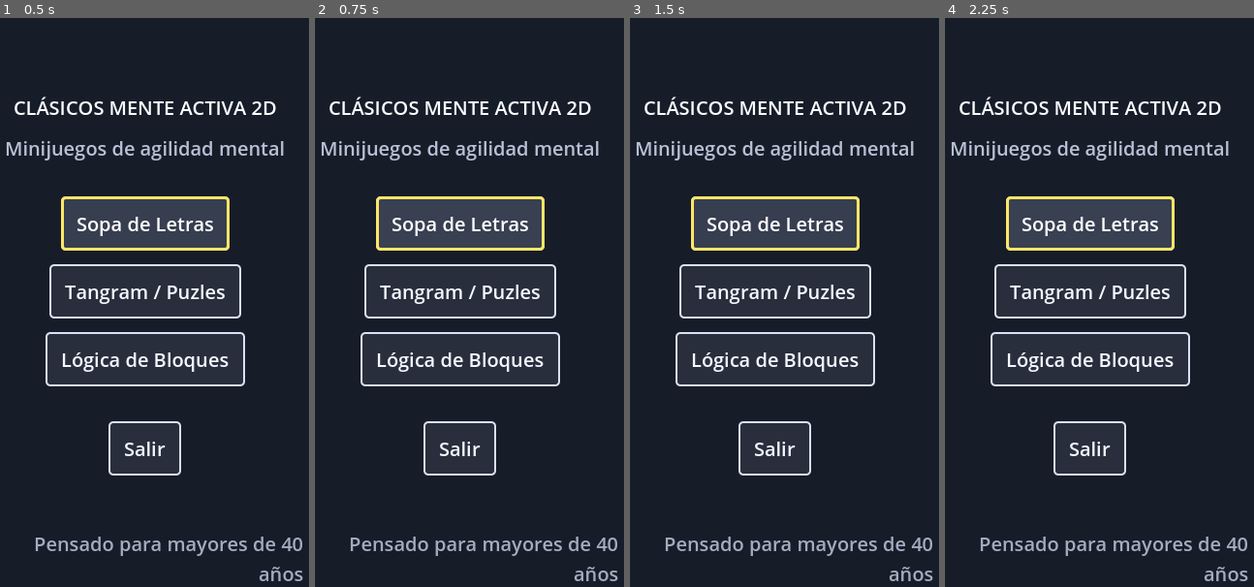
Above: before the commit, frames 1-4 (left to right).
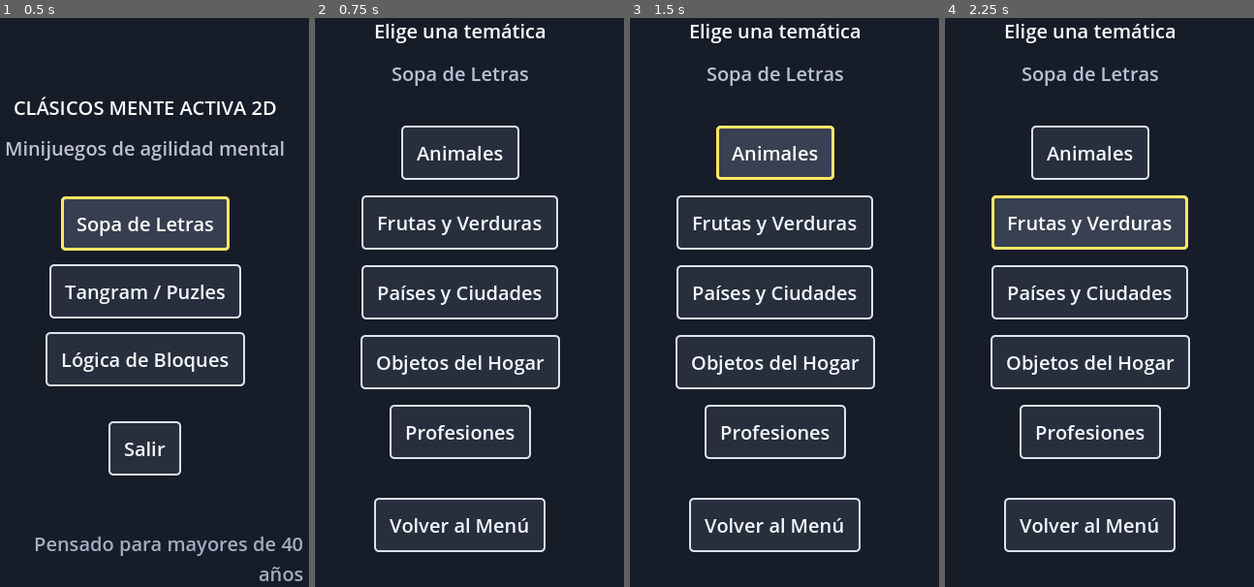
Above: after the commit, the same moments.

Repository: hyms/games-for-olds
Game: Godot game, scene res://ui/main_menu/MainMenu.tscn
The game is run twice, just before and just after one commit, with the same random seed, the same clock (stepped at 60 frames per second) and the same inputs.
Inputs (mouse positions are in pixels of both pictures, inside the frame that each line leads up to):
- Up to frame 1 (0.5 s): no input
- Up to frame 2 (0.75 s): click "Sopa de Letras" at 0.5 s
- Up to frame 3 (1.5 s): click (775, 154) at 1.25 s, where only the run after the commit has a clickable "Animales"
- Up to frame 4 (2.25 s): click (1090, 222) at 2 s, where only the run after the commit has a clickable "Frutas y Verduras"

Frame 1 is identical in both runs. In frame 2, 12% of the frame differs, in the area x 2-99%, y 1-99%; in frame 3, 14%; in frame 4, 12%.
Error after the commit: Parse Error: Could not find type "WordSearch" in the current scope. (res://ui/theme_selector/ThemeSelector.gd:60)

Commit message:
feat: add word search minigame with selectable themes
- WordSearchTheme Resource with filtering and config
- 5 themed word lists (animals, fruits/veggies, countries/cities, objects, professions)
- WordGenerator with backtracking placement, directions, reverse words
- WordCell (BigButton) with selection/found states
- WordGrid controller with touch selection and word detection
- WordSearch scene (theme display, found counter, restart/back/hint)
- ThemeSelector to pick theme before starting
- MainMenu now goes to ThemeSelector for WordSearch

Diff:
--- /dev/null
+++ b/minigames/word_search/WordCell.gd
@@ -0,0 +1,42 @@
+class_name WordCell
+extends BigButton
+
+## Celda individual del grid de Sopa de Letras
+signal cell_pressed(cell: WordCell)
+
+var grid_pos: Vector2i = Vector2i.ZERO
+var letter: String = "A"
+var is_selected: bool = false
+var is_found: bool = false
+
+func _ready() -> void:
+	super._ready()
+	text = letter
+	pressed.connect(_on_pressed)
+	_update_style()
+
+func set_letter(l: String) -> void:
+	letter = l.to_upper()
+	text = letter
+	_update_style()
+
+func set_selected(selected: bool) -> void:
+	is_selected = selected
+	_update_style()
+
+func set_found(found: bool) -> void:
+	is_found = found
+	is_selected = false
+	_update_style()
+	disabled = true
+
+func _on_pressed() -> void:
+	cell_pressed.emit(self)
+
+func _update_style() -> void:
+	if is_found:
+		modulate = Color(0.4, 0.9, 0.5, 1.0) # verde
+	elif is_selected:
+		modulate = Color(1.0, 0.9, 0.4, 1.0) # amarillo
+	else:
+		modulate = Color(1.0, 1.0, 1.0, 1.0)
--- /dev/null
+++ b/minigames/word_search/WordCell.tscn
@@ -0,0 +1,11 @@
+[gd_scene load_steps=3 format=3 uid="uid://bqvxmj4k8n7ph"]
+
+[ext_resource type="PackedScene" uid="uid://d2v8xgk5q1m0h" path="res://ui/components/BigButton.tscn" id="1_btn"]
+[ext_resource type="Script" path="res://minigames/word_search/WordCell.gd" id="2_script"]
+
+[node name="WordCell" instance=ExtResource("1_btn")]
+custom_minimum_size = Vector2(48, 48)
+offset_right = 48.0
+offset_bottom = 48.0
+text = "A"
+script = ExtResource("2_script")
--- /dev/null
+++ b/minigames/word_search/WordGenerator.gd
@@ -0,0 +1,108 @@
+class_name WordGenerator
+extends RefCounted
+
+## Direcciones posibles (8 direcciones + opcional invertido)
+const DIRECTIONS := [
+	Vector2i(1,0),   # derecha
+	Vector2i(-1,0),  # izquierda
+	Vector2i(0,1),   # abajo
+	Vector2i(0,-1),  # arriba
+	Vector2i(1,1),   # abajo-derecha
+	Vector2i(-1,1),  # abajo-izquierda
+	Vector2i(1,-1),  # arriba-derecha
+	Vector2i(-1,-1), # arriba-izquierda
+]
+
+## Resultado de generación
+class WordPlacement:
+	var word: String
+	var positions: Array[Vector2i] = [] # posiciones (col, fila) en orden
+
+class GenerationResult:
+	var grid: Array = [] # 2D [fila][col]
+	var placements: Array[WordPlacement] = []
+	var grid_size: int = 0
+	var success: bool = false
+
+## Genera grid NxN con palabras del tema
+static func generate(theme: WordSearchTheme) -> GenerationResult:
+	var res := GenerationResult.new()
+	res.grid_size = theme.grid_size
+	var size := theme.grid_size
+
+	# Inicializar grid vacío (espacio)
+	res.grid = []
+	for y in size:
+		res.grid.append([])
+		for x in size:
+			res.grid[y].append(" ") # vacío
+
+	# Obtener palabras filtradas y barajar
+	var candidates := theme.get_filtered_words()
+	candidates.shuffle()
+
+	# Limitar a max_words
+	var words_to_place: Array[String] = []
+	for w in candidates:
+		if words_to_place.size() >= theme.max_words:
+			break
+		words_to_place.append(w)
+
+	# Intentar colocar palabras
+	var placements_list: Array[WordPlacement] = []
+	for word in words_to_place:
+		var placed := _try_place_word(res.grid, size, word, theme, placements_list)
+		if placed:
+			placements_list.append(placed)
+
+	res.placements = placements_list
+	res.success = placements_list.size() > 0
+
+	# Rellenar espacios vacíos con letras aleatorias
+	var rng := RandomNumberGenerator.new()
+	rng.randomize()
+	var letters := "ABCDEFGHIJKLMNOPQRSTUVWXYZ"
+	for y in size:
+		for x in size:
+			if res.grid[y][x] == " ":
+				var l := letters[rng.randi() % letters.length()]
+				res.grid[y][x] = l
+
+	return res
+
+## Intenta colocar una palabra
+static func _try_place_word(grid: Array, size: int, word: String, theme: WordSearchTheme, existing: Array[WordPlacement]) -> WordPlacement:
+	var rng := RandomNumberGenerator.new()
+	rng.randomize()
+	var dirs := DIRECTIONS.duplicate()
+	dirs.shuffle()
+	for d in dirs:
+		var variants := [word]
+		if theme.allow_backwards:
+			variants.append(word.reverse())
+		for wvar in variants:
+			for attempt in 60:
+				var start_x := rng.randi_range(0, size - 1)
+				var start_y := rng.randi_range(0, size - 1)
+				if _can_place(grid, size, wvar, start_x, start_y, d):
+					var wp := WordPlacement.new()
+					wp.word = word
+					for i in wvar.length():
+						var px := start_x + d.x * i
+						var py := start_y + d.y * i
+						grid[py][px] = wvar[i]
+						wp.positions.append(Vector2i(px, py))
+					return wp
+	return null
+
+## Comprueba si cabe y no solapa con letra distinta
+static func _can_place(grid: Array, size: int, word: String, sx: int, sy: int, dir: Vector2i) -> bool:
+	for i in word.length():
+		var px := sx + dir.x * i
+		var py := sy + dir.y * i
+		if px < 0 or px >= size or py < 0 or py >= size:
+			return false
+		var existing_char := grid[py][px]
+		if existing_char != " " and existing_char != word[i]:
+			return false
+	return true
--- /dev/null
+++ b/minigames/word_search/WordGrid.gd
@@ -0,0 +1,131 @@
+class_name WordGrid
+extends Control
+
+## Señales
+signal word_found(word: String)
+signal all_words_found
+
+## Referencias
+@export var cell_scene: PackedScene
+
+var grid_size: int = 8
+var cells_grid: Array = [] # [y][x] WordCell
+var current_theme: WordSearchTheme
+var placements: Array[WordGenerator.WordPlacement] = []
+var grid_data: Array = []
+
+## Selección
+var selecting: bool = false
+var selected_path: Array[WordCell] = []
+var selected_positions: Array[Vector2i] = []
+
+func setup(theme: WordSearchTheme) -> void:
+	current_theme = theme
+	grid_size = theme.grid_size
+	var result := WordGenerator.generate(theme)
+	grid_data = result.grid
+	placements = result.placements
+	_clear_grid()
+	_build_grid()
+	_clear_selection()
+
+func _clear_grid() -> void:
+	for child in get_children():
+		child.queue_free()
+	cells_grid.clear()
+
+func _build_grid() -> void:
+	cells_grid = []
+	var cell_size := Vector2(48, 48)
+	var spacing := 4
+	for y in grid_size:
+		cells_grid.append([])
+		for x in grid_size:
+			var cell := cell_scene.instantiate() as WordCell
+			add_child(cell)
+			cell.grid_pos = Vector2i(x, y)
+			var letter := grid_data[y][x]
+			cell.set_letter(letter)
+			cell.cell_pressed.connect(_on_cell_pressed)
+			cell.position = Vector2(x * (cell_size.x + spacing), y * (cell_size.y + spacing))
+			cells_grid[y].append(cell)
+	var grid_w := grid_size * (cell_size.x + spacing) - spacing
+	var grid_h := grid_size * (cell_size.y + spacing) - spacing
+	custom_minimum_size = Vector2(grid_w, grid_h)
+
+func _on_cell_pressed(cell: WordCell) -> void:
+	if cell.is_found:
+		return
+	if not selecting:
+		_start_selection(cell)
+	else:
+		_end_selection(cell)
+
+func _start_selection(cell: WordCell) -> void:
+	selecting = true
+	_clear_selection()
+	_add_to_selection(cell)
+
+func _add_to_selection(cell: WordCell) -> void:
+	if cell.is_found:
+		return
+	if selected_positions.has(cell.grid_pos):
+		return
+	selected_positions.append(cell.grid_pos)
+	selected_path.append(cell)
+	cell.set_selected(true)
+
+func _end_selection(_last_cell: WordCell) -> void:
+	_validate_selection()
+	selecting = false
+	_clear_selection()
+
+func _clear_selection() -> void:
+	for c in selected_path:
+		if is_instance_valid(c) and not c.is_found:
+			c.set_selected(false)
+	selected_path.clear()
+	selected_positions.clear()
+
+func _validate_selection() -> void:
+	if selected_positions.is_empty():
+		return
+	var sel_str := ""
+	for c in selected_path:
+		sel_str += c.letter
+	var sel_str_rev := sel_str.reverse()
+	for i in placements.size():
+		var p := placements[i]
+		if p.word == sel_str or p.word == sel_str_rev:
+			_mark_found(p)
+			return
+		if _positions_match(p.positions, selected_positions):
+			_mark_found(p)
+			return
+		if _positions_match(p.positions, selected_positions.duplicate().reverse()):
+			_mark_found(p)
+			return
+
+func _positions_match(a: Array[Vector2i], b: Array[Vector2i]) -> bool:
+	if a.size() != b.size():
+		return false
+	for i in a.size():
+		if a[i] != b[i]:
+			return false
+	return true
+
+func _mark_found(placement: WordGenerator.WordPlacement) -> void:
+	for pos in placement.positions:
+		var c := _get_cell_at(pos.x, pos.y)
+		if c:
+			c.set_found(true)
+	word_found.emit(placement.word)
+	placements.erase(placement)
+	if placements.is_empty():
+		all_words_found.emit()
+	_clear_selection()
+
+func _get_cell_at(x: int, y: int) -> WordCell:
+	if x < 0 or x >= grid_size or y < 0 or y >= grid_size:
+		return null
+	return cells_grid[y][x]
--- /dev/null
+++ b/minigames/word_search/WordSearch.gd
@@ -0,0 +1,56 @@
+extends Control
+
+## WordSearch Game
+
+@export var current_theme: WordSearchTheme
+
+@onready var lbl_theme: Label = %LblTheme
+@onready var lbl_words: Label = %LblWords
+@onready var word_grid: WordGrid = %WordGrid
+@onready var btn_back: BigButton = %BtnBack
+@onready var btn_restart: BigButton = %BtnRestart
+@onready var btn_hint: BigButton = %BtnHint
+
+var total_words: int = 0
+var found_words: int = 0
+
+func _ready() -> void:
+	btn_back.pressed.connect(_on_back_pressed)
+	btn_restart.pressed.connect(_on_restart_pressed)
+	btn_hint.pressed.connect(_on_hint_pressed)
+	word_grid.word_found.connect(_on_word_found)
+	word_grid.all_words_found.connect(_on_all_found)
+	if current_theme:
+		_start_game(current_theme)
+
+## Inicia partida con un tema
+func start_with_theme(theme: WordSearchTheme) -> void:
+	current_theme = theme
+	_start_game(theme)
+
+func _start_game(theme: WordSearchTheme) -> void:
+	lbl_theme.text = "Tema: %s" % theme.theme_name
+	word_grid.setup(theme)
+	total_words = word_grid.placements.size()
+	found_words = 0
+	_update_words_label()
+
+func _update_words_label() -> void:
+	lbl_words.text = "Palabras encontradas: %d/%d" % [found_words, total_words]
+
+func _on_word_found(_word: String) -> void:
+	found_words += 1
+	_update_words_label()
+
+func _on_all_found() -> void:
+	lbl_words.text = "¡Todas encontradas! (%d/%d)" % [found_words, total_words]
+
+func _on_back_pressed() -> void:
+	SceneManager.go_to_main_menu()
+
+func _on_restart_pressed() -> void:
+	if current_theme:
+		_start_game(current_theme)
+
+func _on_hint_pressed() -> void:
+	print("[WordSearch] Pista aún no implementada")
--- /dev/null
+++ b/minigames/word_search/WordSearch.tscn
@@ -0,0 +1,93 @@
+[gd_scene load_steps=6 format=3 uid="uid://dkxvqp4m3yt8r"]
+
+[ext_resource type="Theme" uid="uid://bq7knk8x6g1mh" path="res://core/AccessibleTheme.tres" id="1_theme"]
+[ext_resource type="Script" path="res://minigames/word_search/WordSearch.gd" id="2_script"]
+[ext_resource type="PackedScene" uid="uid://bqvxmj4k8n7ph" path="res://minigames/word_search/WordCell.tscn" id="3_cell"]
+[ext_resource type="Script" path="res://minigames/word_search/WordGrid.gd" id="4_grid"]
+[ext_resource type="PackedScene" uid="uid://d2v8xgk5q1m0h" path="res://ui/components/BigButton.tscn" id="5_btn"]
+
+[node name="WordSearch" type="Control"]
+layout_mode = 3
+anchors_preset = 15
+anchor_right = 1.0
+anchor_bottom = 1.0
+grow_horizontal = 2
+grow_vertical = 2
+theme = ExtResource("1_theme")
+script = ExtResource("2_script")
+
+[node name="Background" type="ColorRect" parent="."]
+layout_mode = 1
+anchors_preset = 15
+anchor_right = 1.0
+anchor_bottom = 1.0
+grow_horizontal = 2
+grow_vertical = 2
+color = Color(0.09, 0.11, 0.16, 1)
+
+[node name="Header" type="VBoxContainer" parent="."]
+layout_mode = 1
+anchors_preset = 10
+anchor_right = 1.0
+offset_top = 16.0
+offset_bottom = 80.0
+grow_horizontal = 2
+
+[node name="LblTheme" type="Label" parent="Header"]
+unique_name_in_owner = true
+layout_mode = 2
+text = "Tema: Animales"
+horizontal_alignment = 1
+
+[node name="LblWords" type="Label" parent="Header"]
+unique_name_in_owner = true
+modulate = Color(0.85, 0.88, 0.95, 0.9)
+layout_mode = 2
+text = "Palabras encontradas: 0/0"
+horizontal_alignment = 1
+
+[node name="CenterContainer" type="CenterContainer" parent="."]
+layout_mode = 1
+anchors_preset = 15
+anchor_right = 1.0
+anchor_bottom = 1.0
+offset_top = 80.0
+offset_bottom = -80.0
+grow_horizontal = 2
+grow_vertical = 2
+
+[node name="WordGrid" type="Control" parent="CenterContainer"]
+unique_name_in_owner = true
+layout_mode = 2
+script = ExtResource("4_grid")
+cell_scene = ExtResource("3_cell")
+
+[node name="Footer" type="HBoxContainer" parent="."]
+layout_mode = 1
+anchors_preset = 12
+anchor_top = 1.0
+anchor_right = 1.0
+anchor_bottom = 1.0
+offset_left = 16.0
+offset_top = -72.0
+offset_right = -16.0
+offset_bottom = -16.0
+grow_horizontal = 2
+grow_vertical = 0
+theme_override_constants/separation = 12
+alignment = 1
+
+[node name="BtnBack" parent="Footer" instance=ExtResource("5_btn")]
+unique_name_in_owner = true
+layout_mode = 2
+text = "Volver"
+
+[node name="BtnRestart" parent="Footer" instance=ExtResource("5_btn")]
+unique_name_in_owner = true
+layout_mode = 2
+text = "Reiniciar"
+
+[node name="BtnHint" parent="Footer" instance=ExtResource("5_btn")]
+unique_name_in_owner = true
+layout_mode = 2
+text = "Pista"
--- /dev/null
+++ b/resources/themes/WordSearchTheme.gd
@@ -0,0 +1,44 @@
+class_name WordSearchTheme
+extends Resource
+
+## Tema para el minijuego Sopa de Letras
+@export var theme_name: String = "General"
+@export_multiline var description: String = ""
+
+## Lista de palabras candidatas para este tema
+@export var words: Array[String] = []
+
+## Tamaño del grid (NxN)
+@export_range(5, 12) var grid_size: int = 8
+
+## Número máximo de palabras a colocar
+@export_range(3, 15) var max_words: int = 8
+
+## Longitud mínima de palabra aceptada
+@export_range(3, 8) var min_word_length: int = 4
+
+## Permite colocar palabras en diagonal
+@export var allow_diagonal: bool = true
+
+## Permite colocar palabras al revés (invertidas)
+@export var allow_backwards: bool = true
+
+## Filtra palabras por longitud mínima al generar
+func get_filtered_words() -> Array[String]:
+	var filtered: Array[String] = []
+	for w in words:
+		var clean := w.strip_edges().to_upper()
+		if clean.length() < min_word_length:
+			continue
+		if clean.length() > grid_size:
+			continue
+		# Limpiar caracteres no alfabéticos
+		var cleaned := ""
+		for c in clean:
+			if c >= "A" and c <= "Z":
+				cleaned += c
+		if cleaned.length() < min_word_length or cleaned.length() > grid_size:
+			continue
+		clean = cleaned
+		filtered.append(clean)
+	return filtered
--- /dev/null
+++ b/resources/themes/themes/animales.tres
@@ -0,0 +1,14 @@
+[gd_resource type="Resource" script_class="WordSearchTheme" load_steps=2 format=3 uid="uid://d2xvkwm1yq5bp"]
+
+[ext_resource type="Script" path="res://resources/themes/WordSearchTheme.gd" id="1_0v4yk"]
+
+[resource]
+script = ExtResource("1_0v4yk")
+theme_name = "Animales"
+description = "Animales domésticos y conocidos"
+words = Array[String](["PERRO", "GATO", "VACA", "CABALLO", "OVEJA", "CERDO", "PATO", "GALLINA", "CONEJO", "TORTUGA", "POLLITO", "BURRO"])
+grid_size = 8
+max_words = 8
+min_word_length = 4
+allow_diagonal = true
+allow_backwards = true
--- /dev/null
+++ b/resources/themes/themes/frutas_verduras.tres
@@ -0,0 +1,14 @@
+[gd_resource type="Resource" script_class="WordSearchTheme" load_steps=2 format=3 uid="uid://c7ypmxn2kq8vh"]
+
+[ext_resource type="Script" path="res://resources/themes/WordSearchTheme.gd" id="1_f1v7l"]
+
+[resource]
+script = ExtResource("1_f1v7l")
+theme_name = "Frutas y Verduras"
+description = "Alimentos saludables y conocidos"
+words = Array[String](["MANZANA", "PERA", "PLATANO", "NARANJA", "FRESA", "UVA", "MELON", "SANDIA", "TOMATE", "ZANAHORIA", "LECHUGA", "CEBOLLA", "PATATA", "CALABAZA"])
+grid_size = 8
+max_words = 8
+min_word_length = 4
+allow_diagonal = true
+allow_backwards = true
--- /dev/null
+++ b/resources/themes/themes/objetos.tres
@@ -0,0 +1,14 @@
+[gd_resource type="Resource" script_class="WordSearchTheme" load_steps=2 format=3 uid="uid://xjv4p8k5m3qh"]
+
+[ext_resource type="Script" path="res://resources/themes/WordSearchTheme.gd" id="1_o8h2m"]
+
+[resource]
+script = ExtResource("1_o8h2m")
+theme_name = "Objetos del Hogar"
+description = "Utensilios y objetos cotidianos"
+words = Array[String](["MESA", "SILLA", "COCINA", "HORNO", "LAVABO", "ARMARIO", "ESTUFA", "TAZA", "PLATO", "CUCHARA", "TENEDOR", "VASO", "TELEVISOR"])
+grid_size = 8
+max_words = 8
+min_word_length = 4
+allow_diagonal = true
+allow_backwards = true
--- /dev/null
+++ b/resources/themes/themes/paises_ciudades.tres
@@ -0,0 +1,14 @@
+[gd_resource type="Resource" script_class="WordSearchTheme" load_steps=2 format=3 uid="uid://b8qkm3xp4w7th"]
+
+[ext_resource type="Script" path="res://resources/themes/WordSearchTheme.gd" id="1_p3t2k"]
+
+[resource]
+script = ExtResource("1_p3t2k")
+theme_name = "Países y Ciudades"
+description = "Lugares conocidos de habla hispana"
+words = Array[String](["ESPAÑA", "MEXICO", "ARGENTINA", "COLOMBIA", "CHILE", "PERU", "BRASIL", "FRANCIA", "ITALIA", "MADRID", "BARCELONA", "LIMA", "BOGOTA"])
+grid_size = 8
+max_words = 8
+min_word_length = 4
+allow_diagonal = true
+allow_backwards = true
--- /dev/null
+++ b/resources/themes/themes/profesiones.tres
@@ -0,0 +1,14 @@
+[gd_resource type="Resource" script_class="WordSearchTheme" load_steps=2 format=3 uid="uid://h6k9n3xv2p8t"]
+
+[ext_resource type="Script" path="res://resources/themes/WordSearchTheme.gd" id="1_pr3f5"]
+
+[resource]
+script = ExtResource("1_pr3f5")
+theme_name = "Profesiones"
+description = "Oficios y trabajos conocidos"
+words = Array[String](["MEDICO", "ENFERMERO", "MAESTRO", "PROFESOR", "ABOGADO", "CARPINTERO", "PANADERO", "FONTANERO", "CAMIONERO", "POLICIA", "BOMBERO", "FARMACEUTICO"])
+grid_size = 8
+max_words = 8
+min_word_length = 4
+allow_diagonal = true
+allow_backwards = true
--- a/ui/main_menu/MainMenu.gd
+++ b/ui/main_menu/MainMenu.gd
@@ -3,6 +3,8 @@
 ## MainMenu
 ## Punto de entrada. Usa SceneManager para navegar (desacoplado).
 ## Más adelante conectaremos a las escenas reales de cada minijuego.
+
+const THEME_SELECTOR_SCENE := "res://ui/theme_selector/ThemeSelector.tscn"
 
 @onready var btn_word_search: BigButton = %BtnWordSearch
 @onready var btn_tangram: BigButton = %BtnTangram
@@ -25,17 +27,13 @@
 		btn_word_search.grab_focus()
 
 func _on_word_search_pressed() -> void:
-	# TODO: Cambiar a res://minigames/word_search/WordSearch.tscn cuando exista
-	print("[MainMenu] Sopa de Letras (procedural) aún no implementado. Se creará en el siguiente paso.")
-	# SceneManager.go_to("res://minigames/word_search/WordSearch.tscn")
+	SceneManager.go_to(THEME_SELECTOR_SCENE)
 
 func _on_tangram_pressed() -> void:
-	# TODO: Cambiar a res://minigames/tangram/Tangram.tscn cuando exista
 	print("[MainMenu] Tangram/Puzles de encaje aún no implementado.")
 	# SceneManager.go_to("res://minigames/tangram/Tangram.tscn")
 
 func _on_blocks_pressed() -> void:
-	# TODO: Cambiar a res://minigames/blocks/Blocks.tscn (estilo Dr. Mario) cuando exista
 	print("[MainMenu] Lógica de Bloques (estilo Dr. Mario) aún no implementado.")
 	# SceneManager.go_to("res://minigames/blocks/Blocks.tscn")
 
--- /dev/null
+++ b/ui/theme_selector/ThemeSelector.gd
@@ -0,0 +1,67 @@
+extends Control
+
+## Selector de temáticas para WordSearch
+
+@onready var btn_theme1: BigButton = %BtnTheme1
+@onready var btn_theme2: BigButton = %BtnTheme2
+@onready var btn_theme3: BigButton = %BtnTheme3
+@onready var btn_theme4: BigButton = %BtnTheme4
+@onready var btn_theme5: BigButton = %BtnTheme5
+@onready var btn_back: BigButton = %BtnBack
+
+var themes: Array[WordSearchTheme] = []
+
+const THEME_SCENE := "res://minigames/word_search/WordSearch.tscn"
+const THEME_PATHS := [
+	"res://resources/themes/themes/animales.tres",
+	"res://resources/themes/themes/frutas_verduras.tres",
+	"res://resources/themes/themes/paises_ciudades.tres",
+	"res://resources/themes/themes/objetos.tres",
+	"res://resources/themes/themes/profesiones.tres",
+]
+
+func _ready() -> void:
+	_load_themes()
+	btn_theme1.pressed.connect(_on_theme_selected.bind(0))
+	btn_theme2.pressed.connect(_on_theme_selected.bind(1))
+	btn_theme3.pressed.connect(_on_theme_selected.bind(2))
+	btn_theme4.pressed.connect(_on_theme_selected.bind(3))
+	btn_theme5.pressed.connect(_on_theme_selected.bind(4))
+	btn_back.pressed.connect(_on_back_pressed)
+	if themes.size() > 0 and is_instance_valid(btn_theme1):
+		btn_theme1.grab_focus()
+
+func _load_themes() -> void:
+	themes.clear()
+	for path in THEME_PATHS:
+		if ResourceLoader.exists(path):
+			var t := load(path) as WordSearchTheme
+			if t:
+				themes.append(t)
+	if themes.size() > 0 and is_instance_valid(btn_theme1):
+		btn_theme1.text = themes[0].theme_name
+	if themes.size() > 1 and is_instance_valid(btn_theme2):
+		btn_theme2.text = themes[1].theme_name
+	if themes.size() > 2 and is_instance_valid(btn_theme3):
+		btn_theme3.text = themes[2].theme_name
+	if themes.size() > 3 and is_instance_valid(btn_theme4):
+		btn_theme4.text = themes[3].theme_name
+	if themes.size() > 4 and is_instance_valid(btn_theme5):
+		btn_theme5.text = themes[4].theme_name
+
+func _on_theme_selected(idx: int) -> void:
+	if idx < 0 or idx >= themes.size():
+		return
+	var selected := themes[idx]
+	var tree := get_tree()
+	var err := tree.change_scene_to_file(THEME_SCENE)
+	if err == OK:
+		await tree.process_frame
+		var ws := tree.current_scene as WordSearch
+		if ws:
+			ws.start_with_theme(selected)
+	else:
+		push_error("[ThemeSelector] No se pudo cargar %s" % THEME_SCENE)
+
+func _on_back_pressed() -> void:
+	SceneManager.go_to_main_menu()
--- /dev/null
+++ b/ui/theme_selector/ThemeSelector.tscn
@@ -0,0 +1,95 @@
+[gd_scene load_steps=4 format=3 uid="uid://c8vknp3m7x2qt"]
+
+[ext_resource type="Theme" uid="uid://bq7knk8x6g1mh" path="res://core/AccessibleTheme.tres" id="1_theme"]
+[ext_resource type="Script" path="res://ui/theme_selector/ThemeSelector.gd" id="2_script"]
+[ext_resource type="PackedScene" uid="uid://d2v8xgk5q1m0h" path="res://ui/components/BigButton.tscn" id="3_btn"]
+
+[node name="ThemeSelector" type="Control"]
+layout_mode = 3
+anchors_preset = 15
+anchor_right = 1.0
+anchor_bottom = 1.0
+grow_horizontal = 2
+grow_vertical = 2
+theme = ExtResource("1_theme")
+script = ExtResource("2_script")
+
+[node name="Background" type="ColorRect" parent="."]
+layout_mode = 1
+anchors_preset = 15
+anchor_right = 1.0
+anchor_bottom = 1.0
+grow_horizontal = 2
+grow_vertical = 2
+color = Color(0.09, 0.11, 0.16, 1)
+
+[node name="VBoxContainer" type="VBoxContainer" parent="."]
+layout_mode = 1
+anchors_preset = 8
+anchor_left = 0.5
+anchor_top = 0.5
+anchor_right = 0.5
+anchor_bottom = 0.5
+offset_left = -160.0
+offset_top = -220.0
+offset_right = 160.0
+offset_bottom = 220.0
+grow_horizontal = 2
+grow_vertical = 2
+theme_override_constants/separation = 16
+alignment = 1
+
+[node name="Title" type="Label" parent="VBoxContainer"]
+layout_mode = 2
+text = "Elige una temática"
+horizontal_alignment = 1
+
+[node name="Subtitle" type="Label" parent="VBoxContainer"]
+modulate = Color(0.85, 0.88, 0.95, 0.85)
+layout_mode = 2
+text = "Sopa de Letras"
+horizontal_alignment = 1
+
+[node name="Spacer" type="Control" parent="VBoxContainer"]
+custom_minimum_size = Vector2(0, 8)
+layout_mode = 2
+
+[node name="BtnTheme1" parent="VBoxContainer" instance=ExtResource("3_btn")]
+unique_name_in_owner = true
+layout_mode = 2
+size_flags_horizontal = 4
+text = "Animales"
+
+[node name="BtnTheme2" parent="VBoxContainer" instance=ExtResource("3_btn")]
+unique_name_in_owner = true
+layout_mode = 2
+size_flags_horizontal = 4
+text = "Frutas y Verduras"
+
+[node name="BtnTheme3" parent="VBoxContainer" instance=ExtResource("3_btn")]
+unique_name_in_owner = true
+layout_mode = 2
+size_flags_horizontal = 4
+text = "Países y Ciudades"
+
+[node name="BtnTheme4" parent="VBoxContainer" instance=ExtResource("3_btn")]
+unique_name_in_owner = true
+layout_mode = 2
+size_flags_horizontal = 4
+text = "Objetos del Hogar"
+
+[node name="BtnTheme5" parent="VBoxContainer" instance=ExtResource("3_btn")]
+unique_name_in_owner = true
+layout_mode = 2
+size_flags_horizontal = 4
+text = "Profesiones"
+
+[node name="Spacer2" type="Control" parent="VBoxContainer"]
+custom_minimum_size = Vector2(0, 8)
+layout_mode = 2
+
+[node name="BtnBack" parent="VBoxContainer" instance=ExtResource("3_btn")]
+unique_name_in_owner = true
+layout_mode = 2
+size_flags_horizontal = 4
+text = "Volver al Menú"
